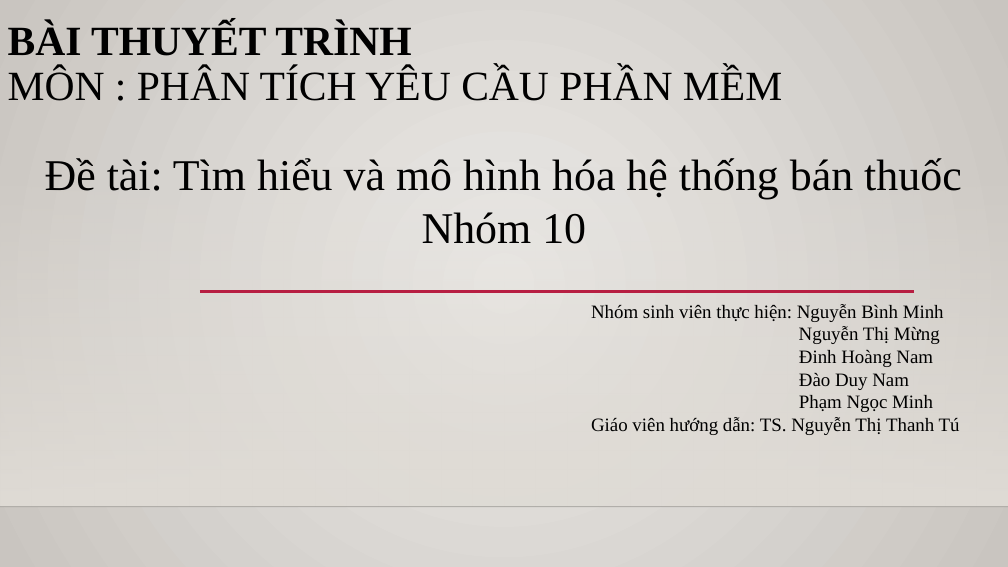
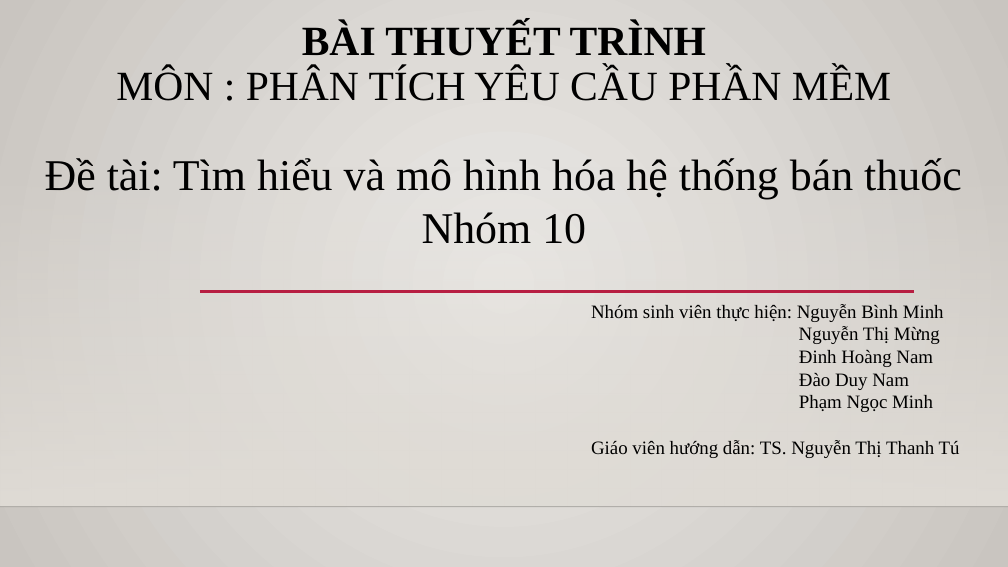
Before and after one commit to Linkadi98/Software-Requirement-Analystic, a slide deck: slide 1 of 108539.pptx. Drawn at 1008x567 pixels with LibreOffice and Linux fonts; fonts in the diff are those of the drawing; background and template pictures are left out. Boxes give left, top, right and bottom in pixels: in the first picture for what was removed or moved away, otherwise in the second. Text is boxed around its words. In the diff, an @@ line names an element or a change of style, - is before the commit and + after.

```diff
--- a/108539.pptx
+++ b/108539.pptx
@@ title "BÀI THUYẾT TRÌNH MÔN : ..." at [116, 23, 891, 101]: alignment left to centre @@
@@ text "Nhóm sinh viên thực hiện: ..." rewrapped from [591, 304, 960, 435] to [591, 304, 960, 458] @@
```
Also in this commit, not shown: 4 other slides changed, 1 slide added, 1 slide removed.
